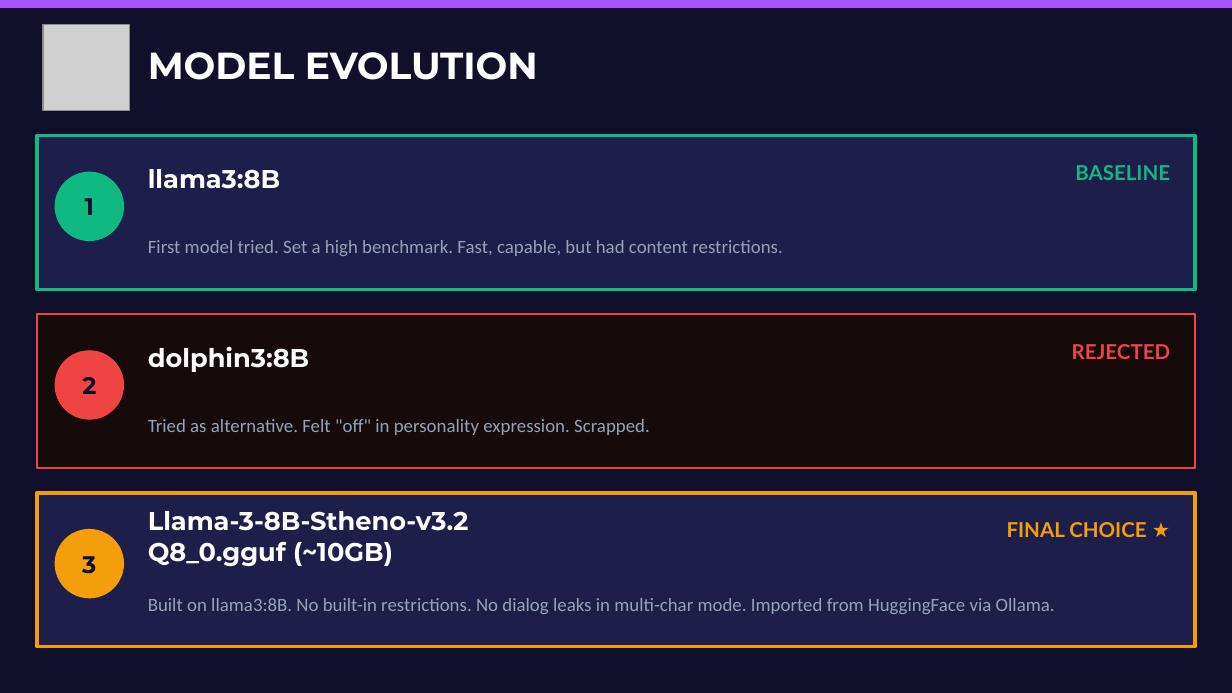
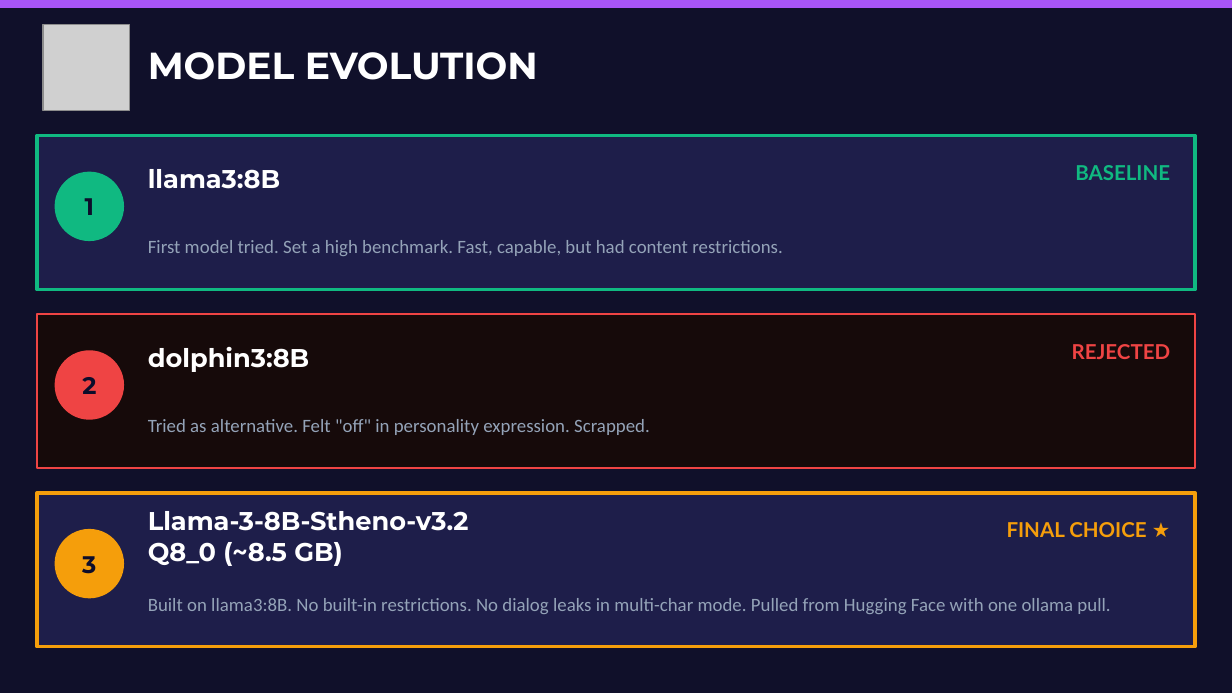
Before and after one commit to Adithya210207/personality-ai-chatbot, a slide deck: slide 8 of Documentary/Anime_personallity_ai_chatbox_My_Experience_Documentary.pptx. Drawn at 1232x693 pixels with LibreOffice and Linux fonts; fonts in the diff are those of the drawing; grey boxes stand for pictures. Boxes give left, top, right and bottom in pixels: in the first picture for what was removed or moved away, otherwise in the second. Text is boxed around its words. In the diff, an @@ line names an element or a change of style, - is before the commit and + after.

```diff
--- a/Documentary/Anime_personallity_ai_chatbox_My_Experience_Documentary.pptx
+++ b/Documentary/Anime_personallity_ai_chatbox_My_Experience_Documentary.pptx
@@ text at box(148, 542, 343, 566): text changed @@
-Q8_0.gguf (~10GB)
+Q8_0 (~8.5 GB)
@@ text at box(148, 598, 1110, 614): text changed @@
-Built on llama3:8B. No built-in restrictions. No dialog leaks in multi-char mode. Imported from HuggingFace via Ollama.
+Built on llama3:8B. No built-in restrictions. No dialog leaks in multi-char mode. Pulled from Hugging Face with one ollama pull.
```
Also in this commit, not shown: 1 other slide changed, 11 other files.
